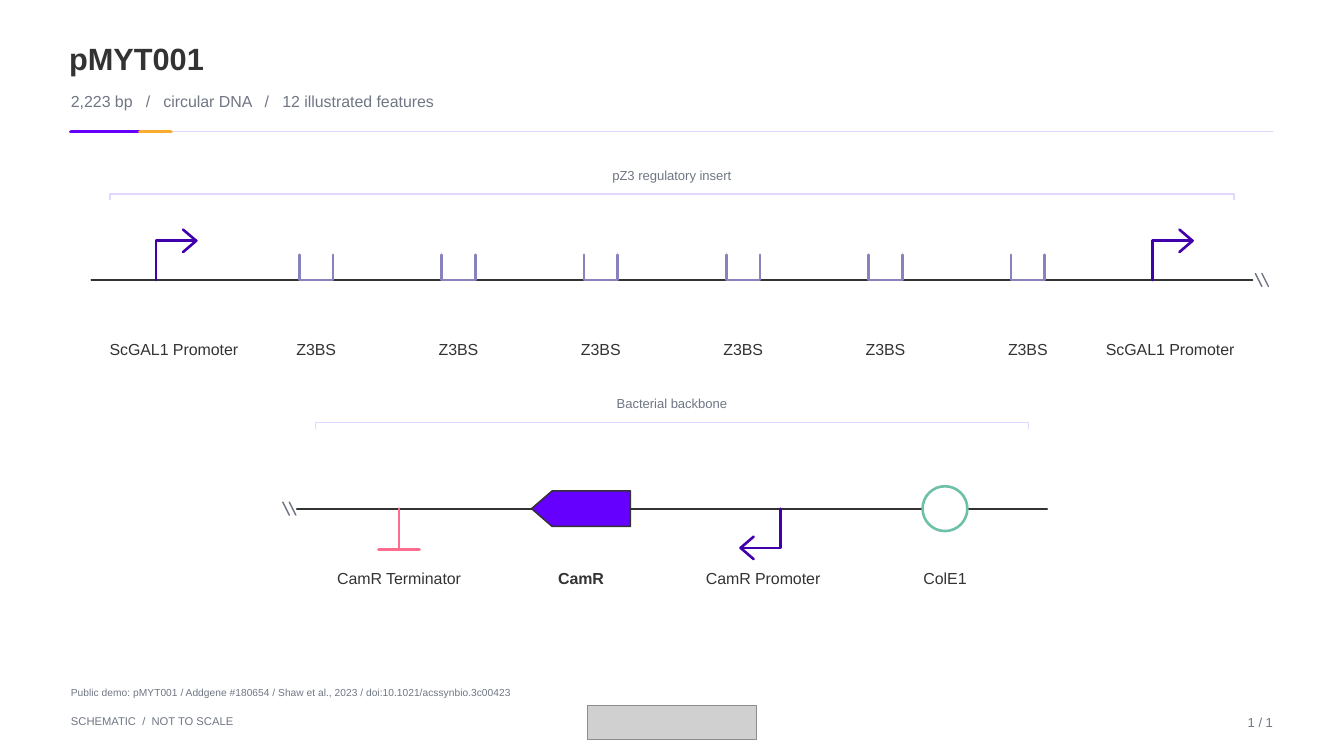
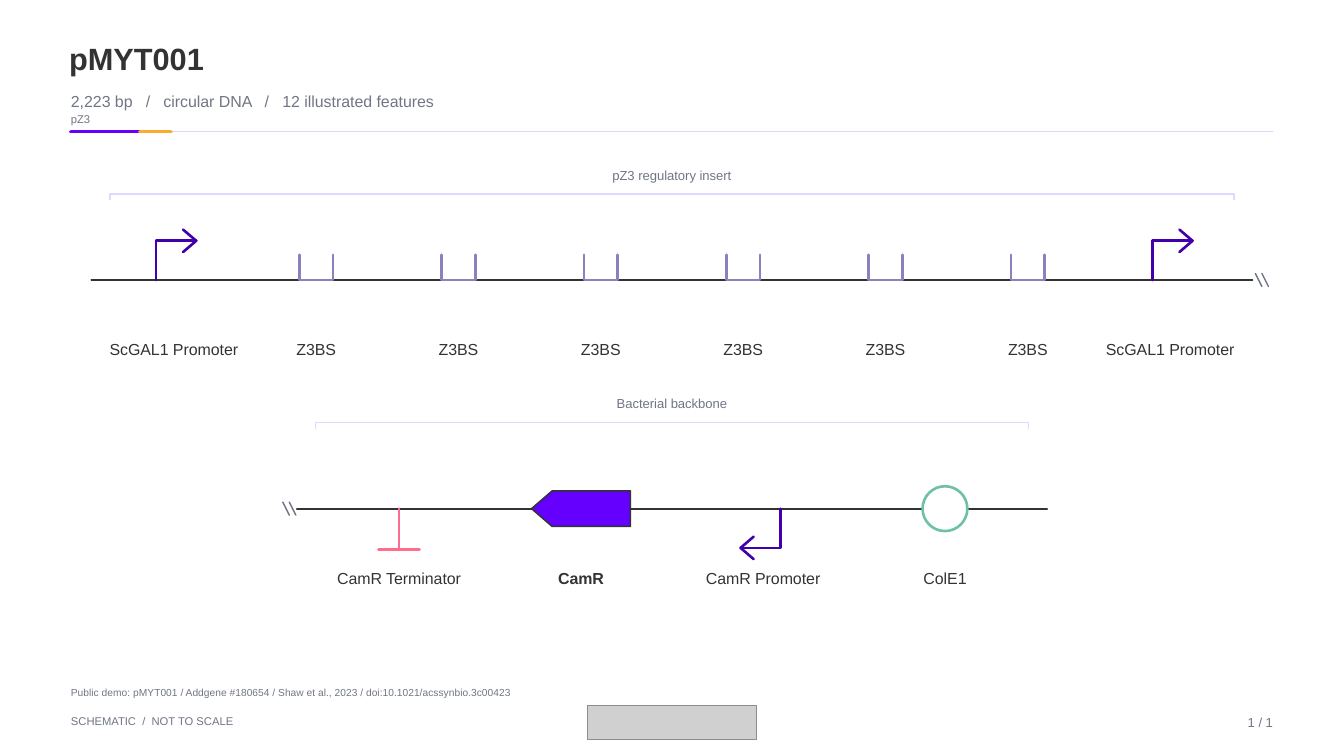
Before and after one commit to Drjackxiaoyuchen/auraconstruct, a slide deck: slide 2 of examples/AuraConstruct_Aureka_Public_Demos.pptx. Drawn at 1344x756 pixels with LibreOffice and Linux fonts; fonts in the diff are those of the drawing; grey boxes stand for pictures. Boxes give left, top, right and bottom in pixels: in the first picture for what was removed or moved away, otherwise in the second. Text is boxed around its words. In the diff, an @@ line names an element or a change of style, - is before the commit and + after.

```diff
--- a/examples/AuraConstruct_Aureka_Public_Demos.pptx
+++ b/examples/AuraConstruct_Aureka_Public_Demos.pptx
@@ text added at <box>71,115,90,125</box>, 9 pt, text #707684 @@
+pZ3
```
Also in this commit, not shown: 4 slides added, 47 other files.
